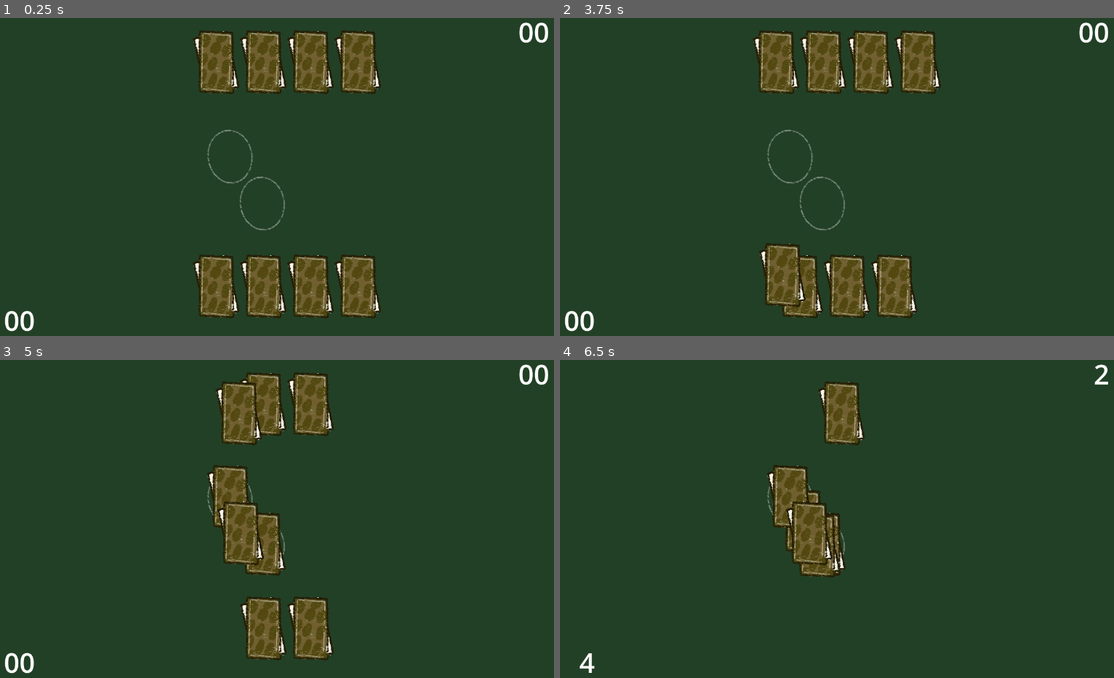
Above: before the commit, frames 1-4 (two rows, left to right).
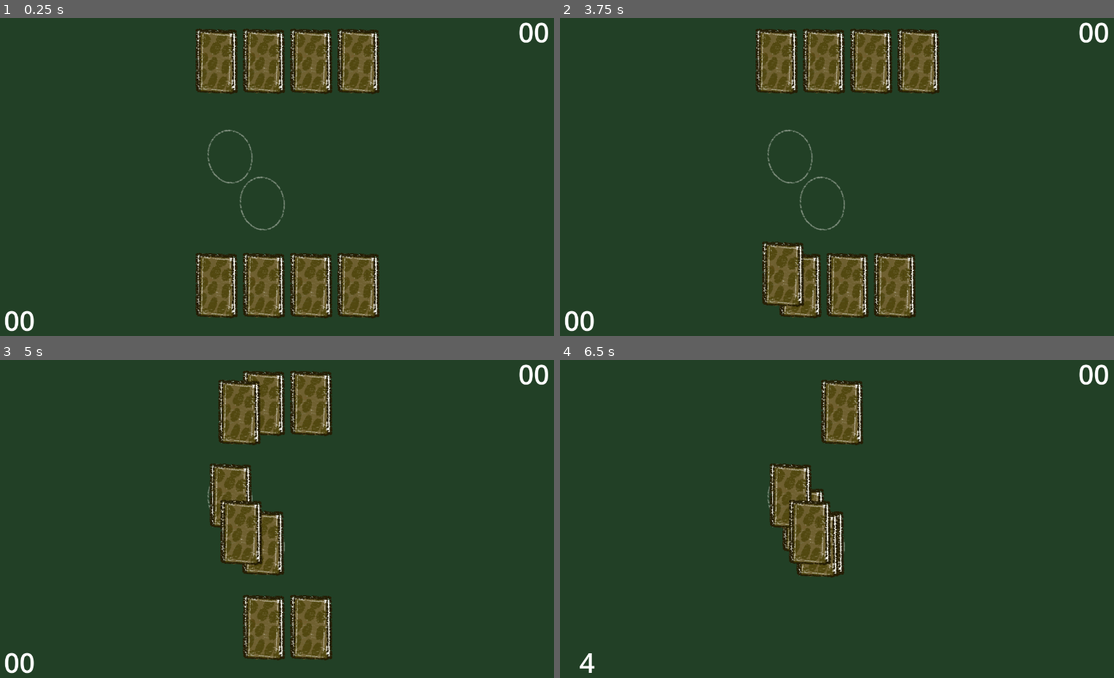
Above: after the commit, the same moments.

Repository: fguillen/The-Forest-Monster-and-the-Cards-Championship
Game: Godot game, scene res://scenes/combat.tscn
Same seed, same stepped clock (60 frames per second), same inputs: the game is played once before the commit and once after it. This scene is started directly instead of the project's main scene.
Inputs (mouse positions are in pixels of both pictures, inside the frame that each line leads up to):
- Up to frame 1 (0.25 s): no input
- Up to frame 2 (3.75 s): tap Enter (ui_accept) at 0.5, 0.77, 1.25, 1.52, 2, 2.75, 3.02, 3.5 s; move the mouse to (776, 62) at 0.52 s; hold Right (ui_right) 0.53-1.28 s; click (776, 62) at 0.67 s; move the mouse to (825, 62) at 1.27 s; hold Down (ui_down) 1.28-2.03 s; click (825, 62) at 1.42 s; move the mouse to (870, 62) at 2.02 s; hold Right (ui_right) 2.03-2.78 s; click (870, 62) at 2.17 s; move the mouse to (920, 62) at 2.77 s; hold Up (ui_up) 2.78-3.53 s; click (920, 62) at 2.92 s; move the mouse to (776, 285) at 3.52 s; hold Left (ui_left) from 3.53 s (still down); click (776, 285) at 3.67 s
- Up to frame 3 (5 s): keep holding Left (ui_left); tap Enter (ui_accept) at 3.77, 4.52 s; move the mouse to (238, 627) at 4.27 s; click (238, 627) at 4.42 s
- Up to frame 4 (6.5 s): move the mouse to (825, 627) at 5.02 s; release Left (ui_left) at 5.03 s; hold Down (ui_down) 5.03-5.78 s; click (825, 627) at 5.17 s; move the mouse to (848, 627) at 5.77 s; hold Right (ui_right) from 5.78 s (still down); click (848, 627) at 5.92 s; tap Enter (ui_accept) at 6.02 s

The runs differ from the first frame. In frame 1, 2.1% of the frame differs, in the area x 34-69%, y 3-95%; in frame 2, 2.0%; in frame 3, 1.9%; in frame 4, 1.3%.

Commit message:
Card front

Diff:
--- a/actors/card.gd
+++ b/actors/card.gd
@@ -2,7 +2,17 @@
 extends RigidBody2D
 
 @export var jump_force := 100.0
+
+@onready var card_front: CardFront = %CardFront
+
 var code = "Card01"
+var value: CardValue
+
+
+
+func setup(card_value: CardValue):
+	value = card_value
+	card_front.setup(card_value)
 
 
 func jump():
@@ -14,7 +24,7 @@
 
 
 func _pick_deferred():
-	Global.pick_card(self)
+	Global.pick_card(self.value)
 	queue_free()
 
 
--- a/actors/card.tscn
+++ b/actors/card.tscn
@@ -1,7 +1,7 @@
 [gd_scene load_steps=7 format=3 uid="uid://hbv7khsd8fs0"]
 
 [ext_resource type="Script" path="res://actors/card.gd" id="1_d4c3w"]
-[ext_resource type="Texture2D" uid="uid://b3fykvuw6tta3" path="res://card_01.png" id="1_fc2g2"]
+[ext_resource type="PackedScene" uid="uid://wrrjemm28jyp" path="res://actors/card_front.tscn" id="2_4l4rm"]
 
 [sub_resource type="RectangleShape2D" id="RectangleShape2D_gnr57"]
 size = Vector2(73, 123)
@@ -11,7 +11,7 @@
 tracks/0/type = "value"
 tracks/0/imported = false
 tracks/0/enabled = true
-tracks/0/path = NodePath("Sprite2D:position")
+tracks/0/path = NodePath("Visuals:position")
 tracks/0/interp = 1
 tracks/0/loop_wrap = true
 tracks/0/keys = {
@@ -23,66 +23,43 @@
 tracks/1/type = "value"
 tracks/1/imported = false
 tracks/1/enabled = true
-tracks/1/path = NodePath("Sprite2D:rotation")
+tracks/1/path = NodePath("Visuals:rotation")
 tracks/1/interp = 1
 tracks/1/loop_wrap = true
 tracks/1/keys = {
 "times": PackedFloat32Array(0),
 "transitions": PackedFloat32Array(1),
 "update": 0,
-"values": [0.216101]
-}
-tracks/2/type = "value"
-tracks/2/imported = false
-tracks/2/enabled = true
-tracks/2/path = NodePath("Sprite2D:scale")
-tracks/2/interp = 1
-tracks/2/loop_wrap = true
-tracks/2/keys = {
-"times": PackedFloat32Array(0),
-"transitions": PackedFloat32Array(1),
-"update": 0,
-"values": [Vector2(1, 1)]
+"values": [0.0]
 }
 
 [sub_resource type="Animation" id="Animation_y52mp"]
 resource_name = "flying"
+length = 0.6
 loop_mode = 1
 tracks/0/type = "value"
 tracks/0/imported = false
 tracks/0/enabled = true
-tracks/0/path = NodePath("Sprite2D:position")
-tracks/0/interp = 2
+tracks/0/path = NodePath("Visuals:position")
+tracks/0/interp = 1
 tracks/0/loop_wrap = true
 tracks/0/keys = {
-"times": PackedFloat32Array(0, 0.32, 1),
+"times": PackedFloat32Array(0, 0.3, 0.6),
 "transitions": PackedFloat32Array(1, 1, 1),
 "update": 0,
-"values": [Vector2(0, 0), Vector2(1, -30), Vector2(0, 0)]
+"values": [Vector2(0, 0), Vector2(0, -27), Vector2(0, 0)]
 }
 tracks/1/type = "value"
 tracks/1/imported = false
 tracks/1/enabled = true
-tracks/1/path = NodePath("Sprite2D:rotation")
-tracks/1/interp = 2
+tracks/1/path = NodePath("Visuals:rotation")
+tracks/1/interp = 1
 tracks/1/loop_wrap = true
 tracks/1/keys = {
-"times": PackedFloat32Array(0, 0.48, 1),
-"transitions": PackedFloat32Array(1, 1, 1),
+"times": PackedFloat32Array(0, 0.4, 0.422666, 0.6),
+"transitions": PackedFloat32Array(1, 1, 1, 1),
 "update": 0,
-"values": [0.0658075, 0.342735, 0.0658075]
-}
-tracks/2/type = "value"
-tracks/2/imported = false
-tracks/2/enabled = true
-tracks/2/path = NodePath("Sprite2D:scale")
-tracks/2/interp = 1
-tracks/2/loop_wrap = true
-tracks/2/keys = {
-"times": PackedFloat32Array(0, 0.48, 1),
-"transitions": PackedFloat32Array(1, 1, 1),
-"update": 0,
-"values": [Vector2(1.044, 1), Vector2(0.893, 1), Vector2(1.044, 1)]
+"values": [-0.10472, 0.10472, 0.0824985, -0.10472]
 }
 
 [sub_resource type="AnimationLibrary" id="AnimationLibrary_bw56v"]
@@ -100,10 +77,6 @@
 script = ExtResource("1_d4c3w")
 jump_force = 600.0
 
-[node name="Sprite2D" type="Sprite2D" parent="."]
-rotation = 0.216101
-texture = ExtResource("1_fc2g2")
-
 [node name="CollisionShape2D" type="CollisionShape2D" parent="."]
 light_mask = 4
 visibility_layer = 32
@@ -115,3 +88,8 @@
 libraries = {
 "": SubResource("AnimationLibrary_bw56v")
 }
+
+[node name="Visuals" type="Node2D" parent="."]
+
+[node name="CardFront" parent="Visuals" instance=ExtResource("2_4l4rm")]
+unique_name_in_owner = true
--- a/actors/card_combat.gd
+++ b/actors/card_combat.gd
@@ -4,12 +4,14 @@
 signal selected(card_combat: CardCombat)
 
 @onready var click_area: Area2D = $ClickArea2D
+@onready var card_front: CardFront = $CardFront
 
 var value: CardValue
 
 
 func setup(card_value: CardValue):
-	self.value = card_value
+	value = card_value
+	card_front.setup(card_value)
 
 
 func reparent_and_jump(new_parent: Node2D):
--- a/actors/card_combat.tscn
+++ b/actors/card_combat.tscn
@@ -1,8 +1,8 @@
 [gd_scene load_steps=5 format=3 uid="uid://dan1pdgr76ole"]
 
 [ext_resource type="Script" path="res://actors/card_combat.gd" id="1_3km6i"]
-[ext_resource type="Texture2D" uid="uid://b3fykvuw6tta3" path="res://card_01.png" id="1_bc4hy"]
 [ext_resource type="Texture2D" uid="uid://s3itu3txlik0" path="res://assets/card_reverse.png" id="2_i0fd0"]
+[ext_resource type="PackedScene" uid="uid://wrrjemm28jyp" path="res://actors/card_front.tscn" id="2_vhrxq"]
 
 [sub_resource type="RectangleShape2D" id="RectangleShape2D_de7aq"]
 size = Vector2(91, 140)
@@ -25,9 +25,8 @@
 size_flags_vertical = 4
 script = ExtResource("1_3km6i")
 
-[node name="Front" type="Sprite2D" parent="."]
-position = Vector2(50, 80)
-texture = ExtResource("1_bc4hy")
+[node name="CardFront" parent="." instance=ExtResource("2_vhrxq")]
+position = Vector2(50, 78)
 
 [node name="Back" type="Sprite2D" parent="."]
 position = Vector2(50, 80)
--- /dev/null
+++ b/actors/card_front.gd
@@ -0,0 +1,10 @@
+class_name CardFront
+extends Node2D
+
+@onready var attack_label: Label = $AttackLabel
+@onready var defense_label: Label = $DefenseLabel
+
+
+func setup(card_value: CardValue):
+	attack_label.text = str(card_value.attack)
+	defense_label.text = str(card_value.defense)
--- /dev/null
+++ b/actors/card_front.tscn
@@ -0,0 +1,32 @@
+[gd_scene load_steps=3 format=3 uid="uid://wrrjemm28jyp"]
+
+[ext_resource type="Script" path="res://actors/card_front.gd" id="1_f0gaq"]
+[ext_resource type="Texture2D" uid="uid://se4xdsrpibqu" path="res://assets/card_front.png" id="1_vca53"]
+
+[node name="CardFront" type="Node2D"]
+script = ExtResource("1_f0gaq")
+
+[node name="Sprite2D" type="Sprite2D" parent="."]
+texture = ExtResource("1_vca53")
+
+[node name="AttackLabel" type="Label" parent="."]
+offset_left = 4.0
+offset_top = -48.0
+offset_right = 33.0
+offset_bottom = -12.0
+theme_override_colors/font_color = Color(0, 0, 0, 1)
+theme_override_font_sizes/font_size = 35
+text = "0"
+horizontal_alignment = 1
+vertical_alignment = 1
+
+[node name="DefenseLabel" type="Label" parent="."]
+offset_left = 4.0
+offset_top = 5.0
+offset_right = 33.0
+offset_bottom = 57.0
+theme_override_colors/font_color = Color(0, 0, 0, 1)
+theme_override_font_sizes/font_size = 35
+text = "0"
+horizontal_alignment = 1
+vertical_alignment = 1
--- a/actors/paseant.gd
+++ b/actors/paseant.gd
@@ -8,12 +8,14 @@
 @export var direction = Vector2.RIGHT
 
 @onready var animation_player: AnimationPlayer = $AnimationPlayer
+@onready var card: Card = $Card
 
 var _current_speed: float
 
 
 func _ready():
 	_current_speed = speed
+	_random_card_value()
 
 func _physics_process(delta):
 	velocity = _current_speed * direction
@@ -24,3 +26,10 @@
 	animation_player.play("run")
 	_current_speed = speed_run
 	emit_signal("scared")
+
+
+func _random_card_value():
+	var card_value = CardValue.new()
+	card_value.attack = randi_range(0, 9)
+	card_value.defense = randi_range(0, 9)
+	card.setup(card_value)
--- a/autoloads/global.gd
+++ b/autoloads/global.gd
@@ -1,7 +1,20 @@
 extends Node
 
-var cards = []
+var picked_cards: Array[CardValue] = []
 
-func pick_card(card: Card):
-	print("Global.pick_card: ", card.code)
-	cards.append(card)
+
+func _ready():
+	_random_monster_cards()
+
+
+func pick_card(card_value: CardValue):
+	print("Global.pick_card: ", card_value)
+	picked_cards.append(card_value)
+
+
+func _random_monster_cards():
+	for i in 4:
+		var random_card_value = CardValue.new()
+		random_card_value.attack = randi_range(0, 9)
+		random_card_value.defense = randi_range(0, 9)
+		picked_cards.append(random_card_value)
--- a/resources/card_value.gd
+++ b/resources/card_value.gd
@@ -3,4 +3,4 @@
 
 var initiative := 0
 var attack := 0
-var deffense := 0
+var defense := 0
--- a/scenes/combat.gd
+++ b/scenes/combat.gd
@@ -43,10 +43,14 @@
 
 # Called when the node enters the scene tree for the first time.
 func _ready():
-	var card_value = CardValue.new()
+	for card_value in Global.picked_cards:
+		card_values_monster.append(card_value)
+
 	for i in 4:
-		card_values_monster.append(card_value)
-		card_values_oponent.append(card_value)
+		var random_card_value = CardValue.new()
+		random_card_value.attack = randi_range(0, 9)
+		random_card_value.defense = randi_range(0, 9)
+		card_values_oponent.append(random_card_value)
 
 	_set_up_decks()
 
@@ -54,16 +58,16 @@
 func _set_up_decks():
 	for card_value in card_values_monster:
 		var card_combat := card_combat_scene.instantiate() as CardCombat
-		card_combat.setup(card_value)
 		cards_monster.append(card_combat)
 		deck_container_monster.add_child(card_combat)
+		card_combat.setup(card_value)
 		card_combat.selected.connect(select_card.bind(card_placeholder_monster))
 
 	for card_value in card_values_oponent:
 		var card_combat := card_combat_scene.instantiate() as CardCombat
-		card_combat.setup(card_value)
 		cards_oponent.append(card_combat)
 		deck_container_oponent.add_child(card_combat)
+		card_combat.setup(card_value)
 #		card_combat.selected.connect(select_card.bind(card_placeholder_oponent))
 
 
@@ -93,6 +97,8 @@
 		# Clean
 		monster_card_in_placeholder = null
 		oponent_card_in_placeholder = null
+		cards_monster.erase(card_combat_monster)
+		cards_oponent.erase(card_combat_oponent)
 		card_combat_monster.queue_free()
 		card_combat_oponent.queue_free()
 
@@ -102,7 +108,7 @@
 	var tween = get_tree().create_tween()
 	tween.tween_property(card_combat_attack, "global_position", card_combat_deffend.global_position, 0.5)
 	await tween.finished
-	if card_combat_attack.value.attack >= card_combat_deffend.value.deffense:
+	if card_combat_attack.value.attack >= card_combat_deffend.value.defense:
 		return true
 	else:
 		return false
--- a/testing/scene_test_card.tscn
+++ b/testing/scene_test_card.tscn
@@ -107,6 +107,31 @@
 [node name="Skeleton2D" parent="Paseant/Polygons" index="12"]
 modification_stack = SubResource("SkeletonModificationStack2D_a75j7")
 
+[node name="ArmRight" parent="Paseant/Polygons/Skeleton2D/Hip" index="1"]
+metadata/_local_pose_override_enabled_ = true
+
+[node name="ForearmRight" parent="Paseant/Polygons/Skeleton2D/Hip/ArmRight" index="0"]
+metadata/_local_pose_override_enabled_ = true
+
+[node name="ArmLeft" parent="Paseant/Polygons/Skeleton2D/Hip" index="2"]
+metadata/_local_pose_override_enabled_ = true
+
+[node name="ForearmLeft" parent="Paseant/Polygons/Skeleton2D/Hip/ArmLeft" index="0"]
+metadata/_local_pose_override_enabled_ = true
+
+[node name="LegRight" parent="Paseant/Polygons/Skeleton2D/Hip" index="3"]
+metadata/_local_pose_override_enabled_ = true
+
+[node name="CalfRight" parent="Paseant/Polygons/Skeleton2D/Hip/LegRight" index="0"]
+scale = Vector2(0.999977, 0.999977)
+metadata/_local_pose_override_enabled_ = true
+
+[node name="LegLeft" parent="Paseant/Polygons/Skeleton2D/Hip" index="4"]
+metadata/_local_pose_override_enabled_ = true
+
+[node name="CalfLeft" parent="Paseant/Polygons/Skeleton2D/Hip/LegLeft" index="0"]
+metadata/_local_pose_override_enabled_ = true
+
 [node name="MonsterRiggid3" parent="." instance=ExtResource("3_sxduw")]
 
 [node name="Button" type="Button" parent="."]
Binary file added: assets/card_front.png
Not shown, added: assets/card_front.png.import
Not shown, added: assets/card_front.png~
